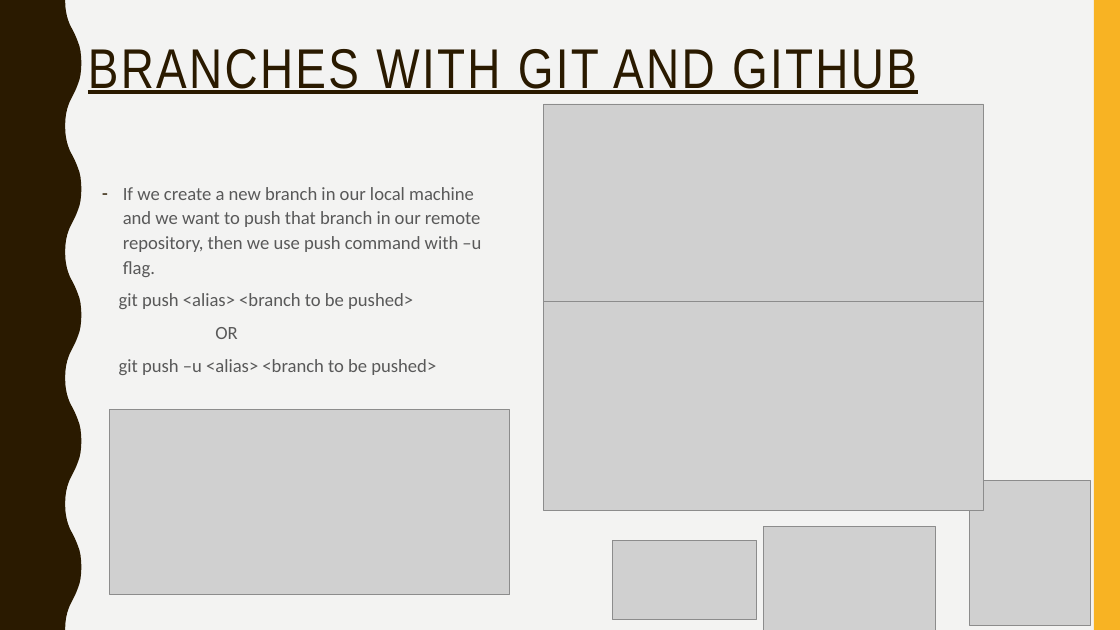
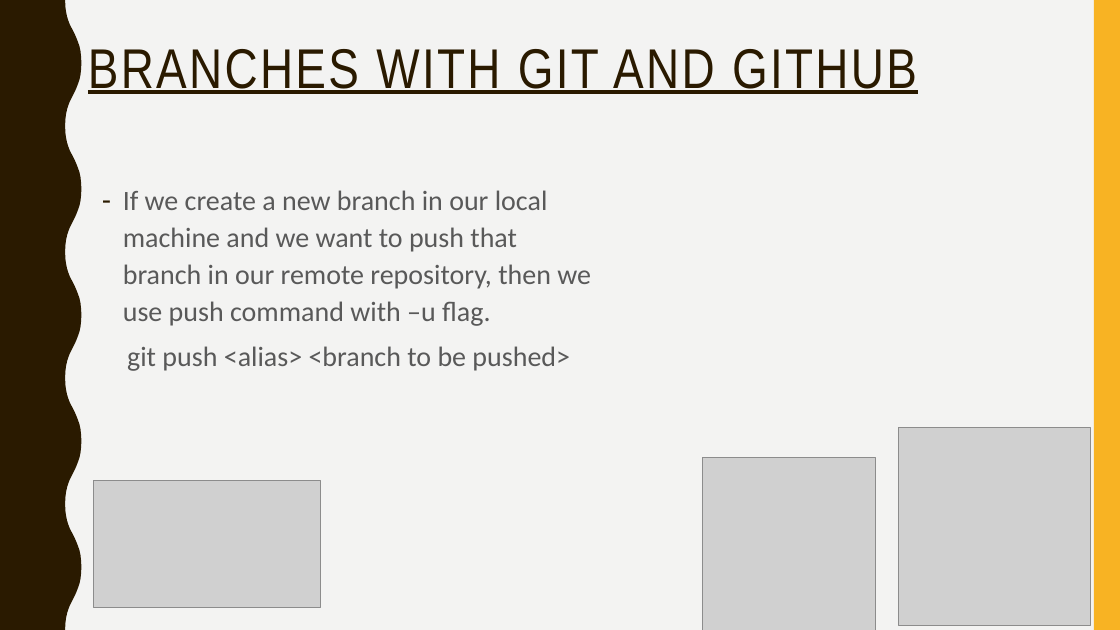
Before and after one commit to TashikMoin/Learn_Git_GitHub, a slide deck: slide 45 of Introduction To Version Controlling With Git And Microsoft Github.pptx (slide 48 before the commit). Drawn at 1120x630 pixels with LibreOffice and Linux fonts; fonts in the diff are those of the drawing; grey boxes stand for pictures. Boxes give left, top, right and bottom in pixels: in the first picture for what was removed or moved away, otherwise in the second. Text is boxed around its words. In the diff, an @@ line names an element or a change of style, - is before the commit and + after.

```diff
--- a/Introduction To Version Controlling With Git And Microsoft Github.pptx
+++ b/Introduction To Version Controlling With Git And Microsoft Github.pptx
@@ picture removed at (544, 104, 983, 302) @@
@@ text "If we create a new ..." at (123, 190, 591, 371): size 16 to 24 pt @@
@@ text at (119, 327, 436, 375): paragraphs removed @@
-OR
-git push –u <alias> <branch to be pushed>
@@ picture removed at (544, 302, 983, 511) @@
@@ picture removed at (110, 410, 510, 595) @@
@@ picture: place and size @@
-picture at (970, 481, 1091, 626)
+picture at (898, 428, 1090, 626)
@@ picture: place and size @@
-picture at (764, 526, 936, 630)
+picture at (703, 458, 875, 630)
@@ picture: place and size @@
-picture at (613, 540, 757, 620)
+picture at (93, 481, 320, 608)
```
Also in this commit, not shown: 3 other slides changed, 3 slides removed, 2 other files.
